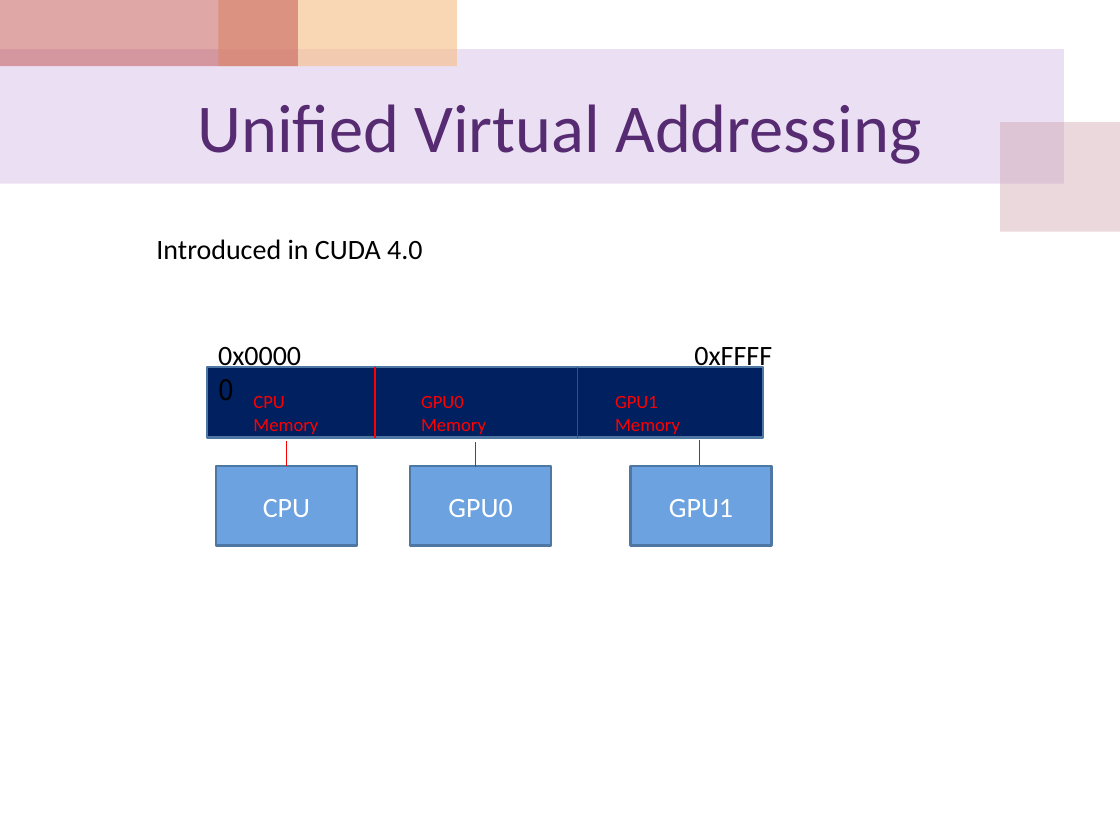
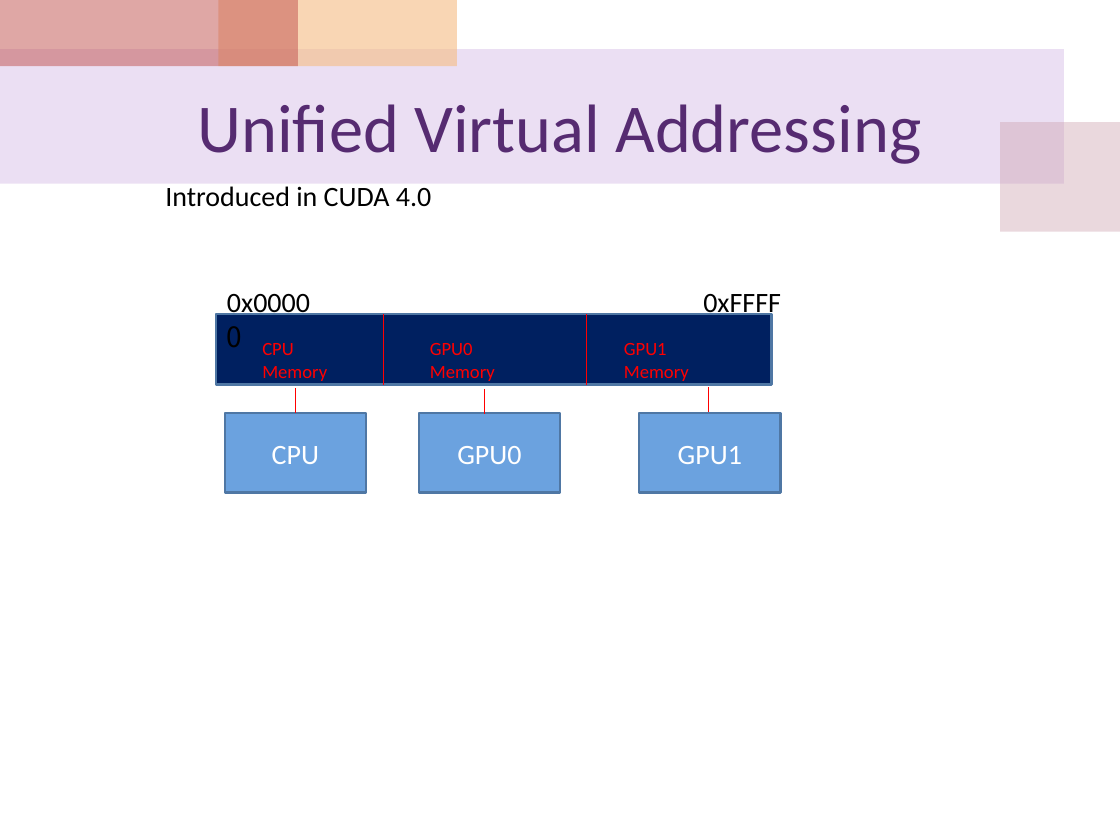
Before and after one commit to cocojk/major, a slide deck: slide 34 of gpu/EE817 Lecture 5 CUDA Memory Architecture.pptx. Drawn at 1120x840 pixels with LibreOffice and Linux fonts; fonts in the diff are those of the drawing. Boxes give left, top, right and bottom in pixels: in the first picture for what was removed or moved away, otherwise in the second. Text is boxed around its words. In the diff, an @@ line names an element or a change of style, - is before the commit and + after.

```diff
--- a/gpu/EE817 Lecture 5 CUDA Memory Architecture.pptx
+++ b/gpu/EE817 Lecture 5 CUDA Memory Architecture.pptx
@@ 3 lines, 1 text, 1 rectangle: place and size @@
-3 lines, 1 text, 1 rectangle at bbox=[156, 239, 763, 466]
+3 lines, 1 text, 1 rectangle at bbox=[165, 186, 772, 413]
@@ 5 texts, 3 rectangles, 2 lines: place and size @@
-5 texts, 3 rectangles, 2 lines at bbox=[216, 347, 772, 545]
+5 texts, 3 rectangles, 2 lines at bbox=[225, 294, 781, 493]
```
Also in this commit, not shown: 1 other slide changed, 8 other files.
